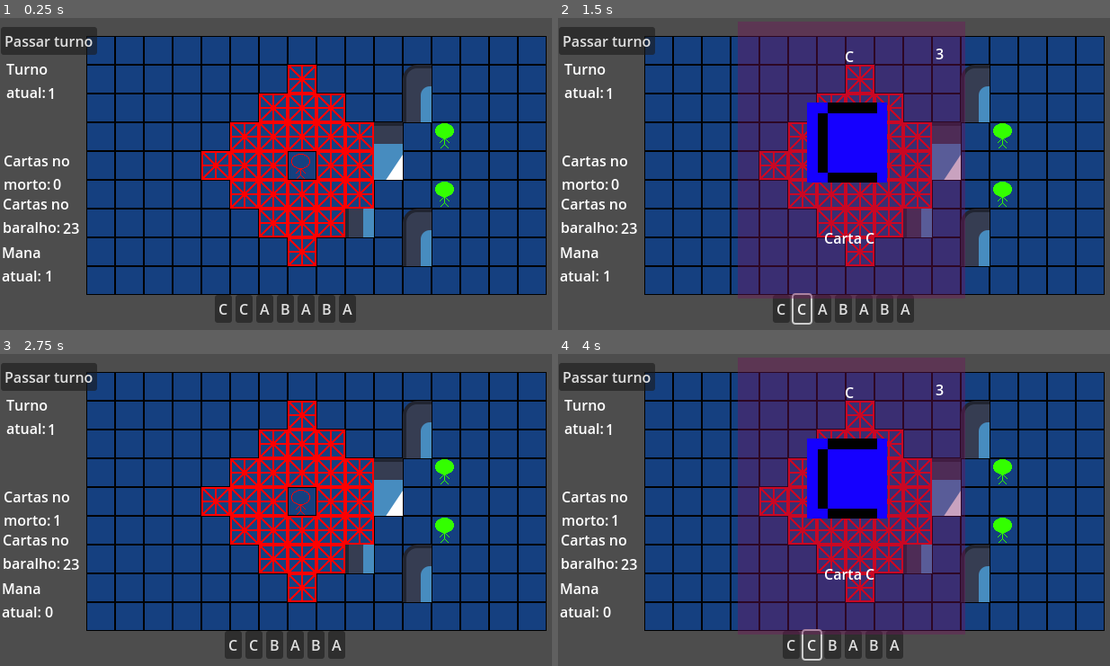
Above: before the commit, frames 1-4 (two rows, left to right).
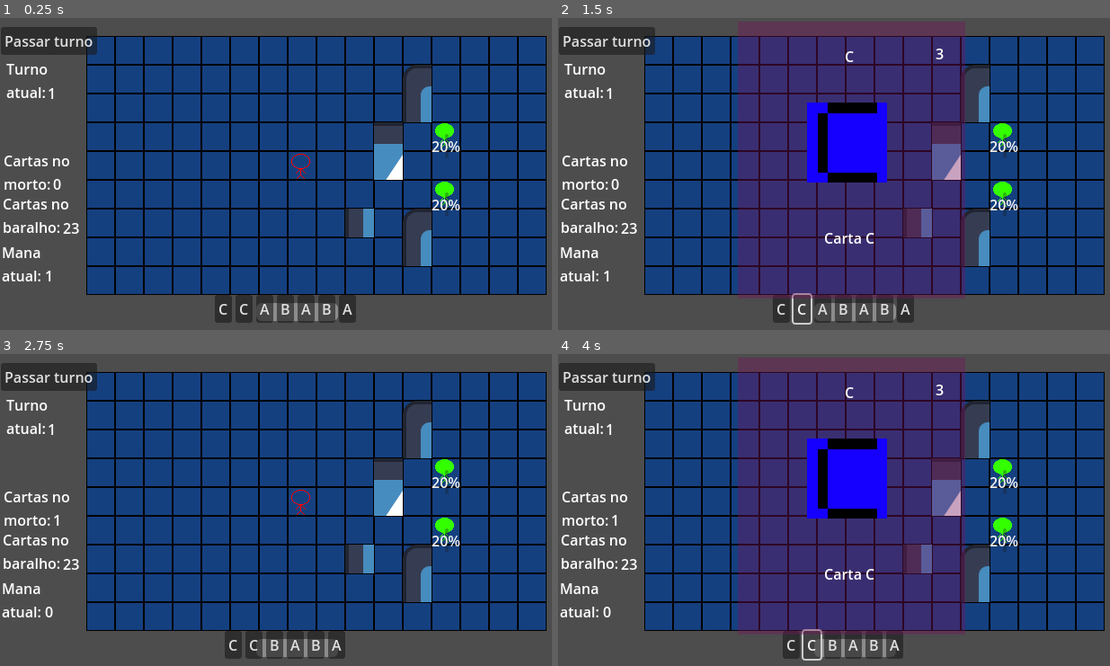
Above: after the commit, the same moments.

Repository: gdp-ufrj/alikia
Game: Godot game, scene res://Scenes/main_game.tscn
Same seed, same stepped clock (60 frames per second), same inputs: the game is played once before the commit and once after it. This scene is started directly instead of the project's main scene. The engine's default icon, where the game draws it, is replaced by a stand-in: a white triangle on a blue panel in a dark square.
Inputs:
- Up to frame 1 (0.25 s): no input
- Up to frame 2 (1.5 s): click "C" at 0.5 s; click "C" at 1.25 s
- Up to frame 3 (2.75 s): click "A" at 2 s
- Up to frame 4 (4 s): click "C" at 2.75 s; click "C" at 3.5 s

The runs differ from the first frame. In frame 1, 6.3% of the frame differs, in the area x 36-84%, y 14-98%; in frame 2, 4.7%; in frame 3, 6.3%; in frame 4, 4.7%.

Commit message:
feat: funcao ataque

Diff:
--- a/Scenes/battle.tscn
+++ b/Scenes/battle.tscn
@@ -86,6 +86,14 @@
 layer_2/tile_data = PackedInt32Array(-131069, 65538, 0, -65533, 65538, 1, 65540, 2, 0, 131076, 2, 1, 65538, 2, 1, -262140, 2, 0, -196604, 2, 1)
 script = ExtResource("5_apr0j")
 
+[node name="PlayerHealthBar" type="ProgressBar" parent="."]
+offset_left = -35.0
+offset_top = 137.0
+offset_right = 56.0
+offset_bottom = 157.0
+step = 1.0
+show_percentage = false
+
 [node name="Player" parent="." instance=ExtResource("2_c5tmv")]
 position = Vector2(15, -17)
 
--- a/Scenes/enemy.tscn
+++ b/Scenes/enemy.tscn
@@ -8,3 +8,7 @@
 
 [node name="Sprite2D" type="Sprite2D" parent="."]
 texture = ExtResource("1_wx0l2")
+
+[node name="HealthBar" type="ProgressBar" parent="."]
+offset_right = 4.0
+offset_bottom = 27.0
--- a/Scripts/Battle/Enemy/enemy.gd
+++ b/Scripts/Battle/Enemy/enemy.gd
@@ -6,17 +6,22 @@
 var astar_grid: AStarGrid2D
 var current_path: Array[Vector2i]
 var current_position: Vector2i
+var target: Vector2i
+var damage: int = 3
+var hp: int
 
 func _ready():
 	astar_grid = tile_map.astar_grid
-
 	astar_grid.set_point_solid(tile_map.local_to_map(global_position))
+	hp = 20
+	update_health_bar()
 
 func move(target):
 
 	current_position = tile_map.local_to_map(global_position)
 
 	if current_position in player.get_neighbours(): #ignora o movimento do inimigo se ele ja estiver do lado do jogador
+		attack()
 		return
 
 	var Path = astar_grid.get_id_path(current_position, target).slice(1)
@@ -24,10 +29,10 @@
 	current_path.append(Path.front())
 
 	if Path.front(): #atualizar o local anterior o proximo como solido ou não
+		astar_grid.set_point_solid(Path.front(), true)
 		astar_grid.set_point_solid(current_position, false)
-		astar_grid.set_point_solid(Path.front(), true)
 
-func _physics_process(_delta):
+func _physics_process(delta):
 	if current_path.is_empty():
 		return
 
@@ -38,3 +43,14 @@
 	if global_position == target:
 		current_path.pop_front()
 		astar_grid.set_point_solid(tile_map.local_to_map(global_position))
+
+func attack():
+	player.take_damage(damage)
+
+func take_damage(damage):
+	hp = hp - damage
+	update_health_bar()
+
+func update_health_bar():
+	var health_bar = $HealthBar
+	health_bar.value = hp
--- a/Scripts/Battle/Player/Player.gd
+++ b/Scripts/Battle/Player/Player.gd
@@ -1,31 +1,51 @@
 extends Node2D
 
 @onready var tile_map = $"../TileMap"
+@onready var player_health_bar = $"../PlayerHealthBar"
+@onready var enemies = $"../Enemies"
 
 var astar_grid: AStarGrid2D
 var current_path: Array[Vector2i]
 var moving : bool = false
 var range_path : Array[Vector2i]
-var show_range : bool = true
+var show_range : bool = false
 var current_position : Vector2i
+var in_range_enemies = {}
+var hp: int
 
 func _ready():
 	astar_grid = tile_map.astar_grid
 	astar_grid.set_point_solid(tile_map.local_to_map(global_position))
-
+	hp = 100
+	update_health_bar()
 
 func _input(event):
 	if event.is_action_pressed("MouseClick") == false:
 		return
 
-	if tile_map.local_to_map(get_global_mouse_position()) not in range_path:
+	current_position = tile_map.local_to_map(global_position)
+	var destination = tile_map.local_to_map(get_global_mouse_position())
+
+	if destination == current_position:
+		show_range = true
+		in_range_enemies = show_enemies_in_range(current_position, 1)
+		print(in_range_enemies)
+
+
+	if destination not in range_path and !(in_range_enemies.has(destination)):
 		return
+
+	if in_range_enemies.has(destination):
+		print("Atacou  ", destination)
+		in_range_enemies.get(destination).take_damage(3)
+
+		for key in in_range_enemies.keys():
+			tile_map.set_cell(1, Vector2i(key[0],key[1]), -1, Vector2i(-1,-1))
+		in_range_enemies = {}
 
 	clear_tiles(range_path)
 	range_path.clear()
 
-	var destination = tile_map.local_to_map(get_global_mouse_position())
-	current_position = tile_map.local_to_map(global_position)
 
 	var Path = astar_grid.get_id_path(current_position, destination).slice(1)
 	astar_grid.set_point_solid(current_position, false)
@@ -35,16 +55,12 @@
 		current_path = Path
 		astar_grid.set_point_solid(current_path.back())
 
-
-func _physics_process(_delta):
+func _physics_process(delta):
 	if show_range and !moving:
 		current_position = tile_map.local_to_map(global_position)
 		range_path = get_tiles_in_range(current_position, 3)
 		show_tiles(range_path)
 		show_range = false
-
-	if current_path.is_empty() and !moving and range_path.is_empty():
-		show_range = true
 
 	if current_path.is_empty():
 		current_position = tile_map.local_to_map(global_position)
@@ -66,6 +82,9 @@
 func clear_tiles(tiles: Array[Vector2i]):
 	for i in tiles:
 		tile_map.set_cell(1, i, -1, Vector2i(-1,-1))
+	for key in in_range_enemies.keys():
+			tile_map.set_cell(1, Vector2i(key[0],key[1]), -1, Vector2i(-1,-1))
+	in_range_enemies = {}
 
 func get_tiles_in_range(start: Vector2i, range_player: int):
 	var tiles_in_range: Array[Vector2i] = []
@@ -78,10 +97,11 @@
 	while  step < range_player:
 		var new_neighbours : Array[Vector2i] = []
 		for i in neighbours:
-			var neighbour_path = astar_grid.get_id_path(start, i)
-			if astar_grid.is_in_boundsv(i) and (i not in tiles_in_range) and (len(neighbour_path) <= range_player + 1 ) and !(astar_grid.is_point_solid(i)):
-				tiles_in_range.append(i)
-				new_neighbours.append_array(tile_map.get_surrounding_cells(i))
+			if astar_grid.is_in_boundsv(i):
+				var neighbour_path = astar_grid.get_id_path(start, i)
+				if (i not in tiles_in_range) and (len(neighbour_path) <= range_player + 1 ) and !(astar_grid.is_point_solid(i)):
+					tiles_in_range.append(i)
+					new_neighbours.append_array(tile_map.get_surrounding_cells(i))
 		neighbours.append_array(new_neighbours)
 		step += 1
 	tiles_in_range.erase(start)
@@ -89,3 +109,57 @@
 
 func get_neighbours():
 	return tile_map.get_surrounding_cells(current_position)
+
+func take_damage(damage: int):
+	hp = hp - damage
+	update_health_bar()
+
+func update_health_bar():
+	player_health_bar.value = hp
+
+func get_enemies_in_range(start: Vector2i, range: int):
+
+	var list_enemies : Array[Node]
+	var list_enemies_in_range = {}
+
+	var enemies_dict = {}
+
+	list_enemies = enemies.get_children()
+
+	for enemy in list_enemies:
+		var enemy_position = tile_map.local_to_map(enemy.global_position)
+		enemies_dict[enemy_position] = enemy
+
+	var tiles_in_range: Array[Vector2i] = []
+
+	var step = 0
+
+	var neighbours : Array[Vector2i] = tile_map.get_surrounding_cells(start)
+	neighbours.append(start)
+
+	while  step < range:
+		var new_neighbours : Array[Vector2i] = []
+		for i in neighbours:
+			if enemies_dict.has(i):
+				list_enemies_in_range[i] = enemies_dict.get(i)
+			if astar_grid.is_in_boundsv(i):
+				var neighbour_path = astar_grid.get_id_path(start, i)
+				if (i not in tiles_in_range) and (len(neighbour_path) <= range + 1 ) and !(astar_grid.is_point_solid(i)):
+					tiles_in_range.append(i)
+					new_neighbours.append_array(tile_map.get_surrounding_cells(i))
+		neighbours.append_array(new_neighbours)
+		step += 1
+
+	tiles_in_range.erase(start)
+
+
+	return list_enemies_in_range
+
+func show_enemies_in_range(start: Vector2i, range: int):
+	var enemies_in_range = get_enemies_in_range(start, range)
+
+	for key in enemies_in_range.keys():
+		print(key)
+		tile_map.set_cell(1, key, 1, Vector2i(0,0))
+
+	return enemies_in_range
Not shown: 1 places in Scenes/deck_system.tscn that only renumber resources
